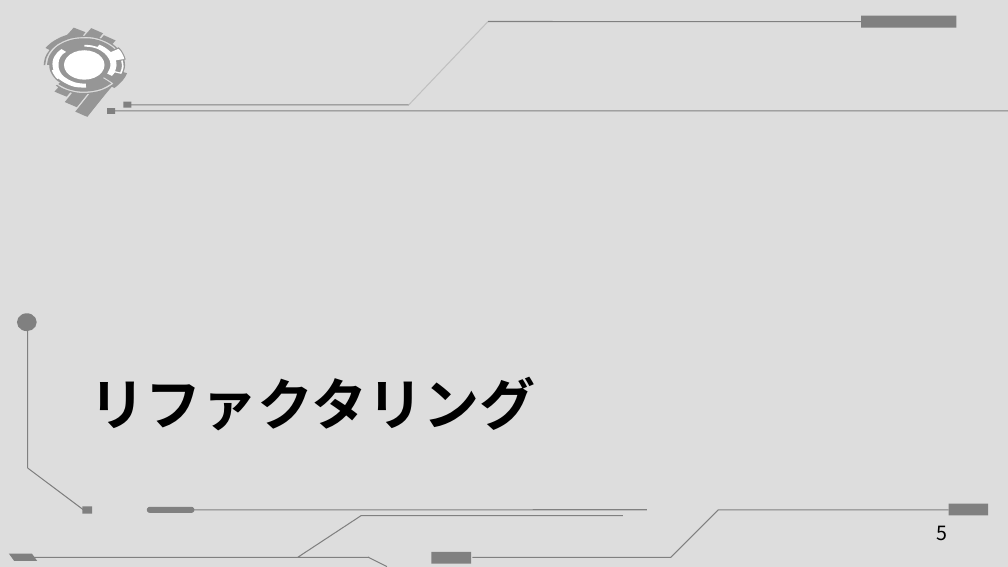
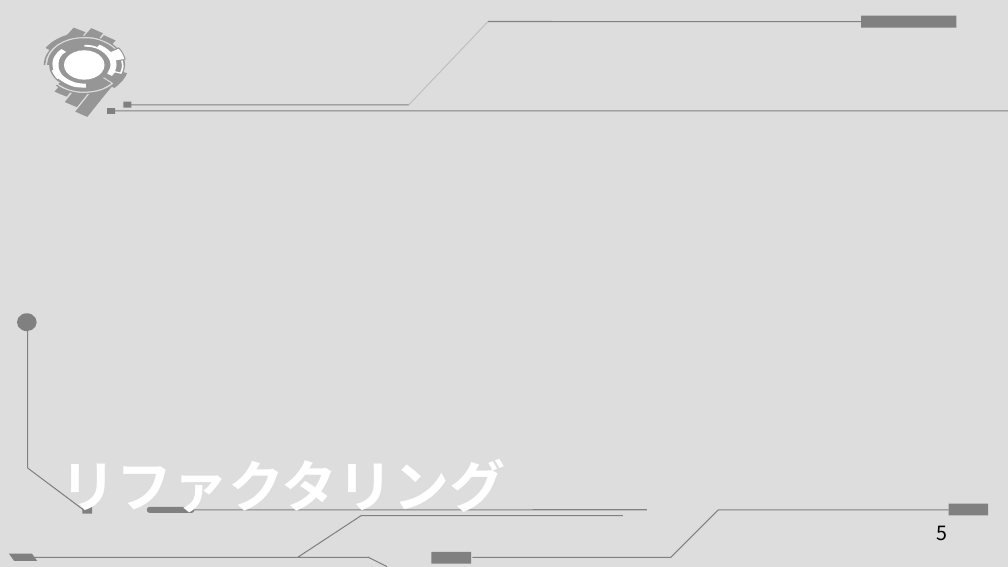
Before and after one commit to oreshio/presentation, a slide deck: slide 5 of 20150427_tefdo_MikadoMethod/201504xx_MikadoMethod.pptx. Drawn at 1008x567 pixels with LibreOffice and Linux fonts; fonts in the diff are those of the drawing; background and template pictures are left out; a plain dark background stands for a picture behind light text. Boxes give left, top, right and bottom in pixels: in the first picture for what was removed or moved away, otherwise in the second. Text is boxed around its words. In the diff, an @@ line names an element or a change of style, - is before the commit and + after.

```diff
--- a/20150427_tefdo_MikadoMethod/201504xx_MikadoMethod.pptx
+++ b/20150427_tefdo_MikadoMethod/201504xx_MikadoMethod.pptx
@@ background #FFFFFF to picture (left out) @@
@@ title "リファクタリング": place and size @@
-title "リファクタリング" at <box>90,377,535,431</box>
+title "リファクタリング" at <box>60,492,505,521</box>
@@ title "リファクタリング" at <box>60,492,505,521</box>: text colour #000000 to #FFFFFF @@
```
Also in this commit, not shown: 9 other slides changed, 7 slides added.
